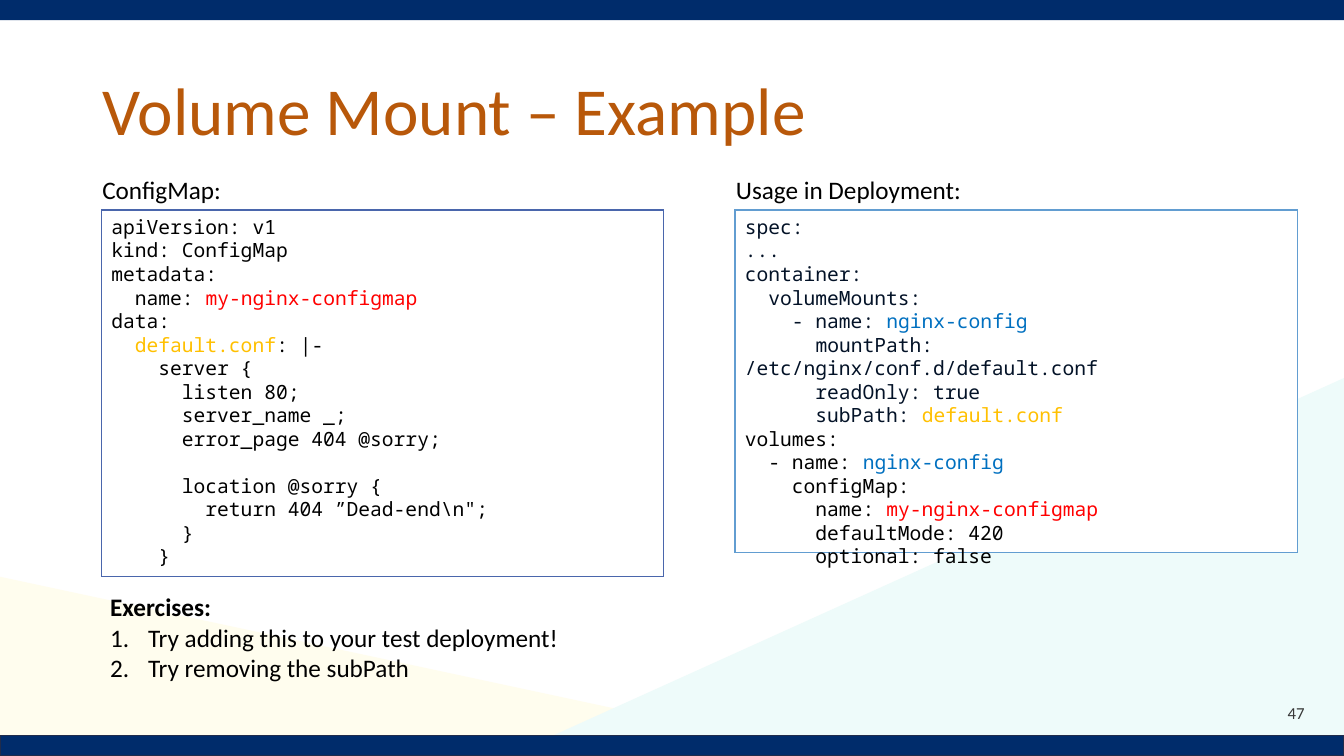
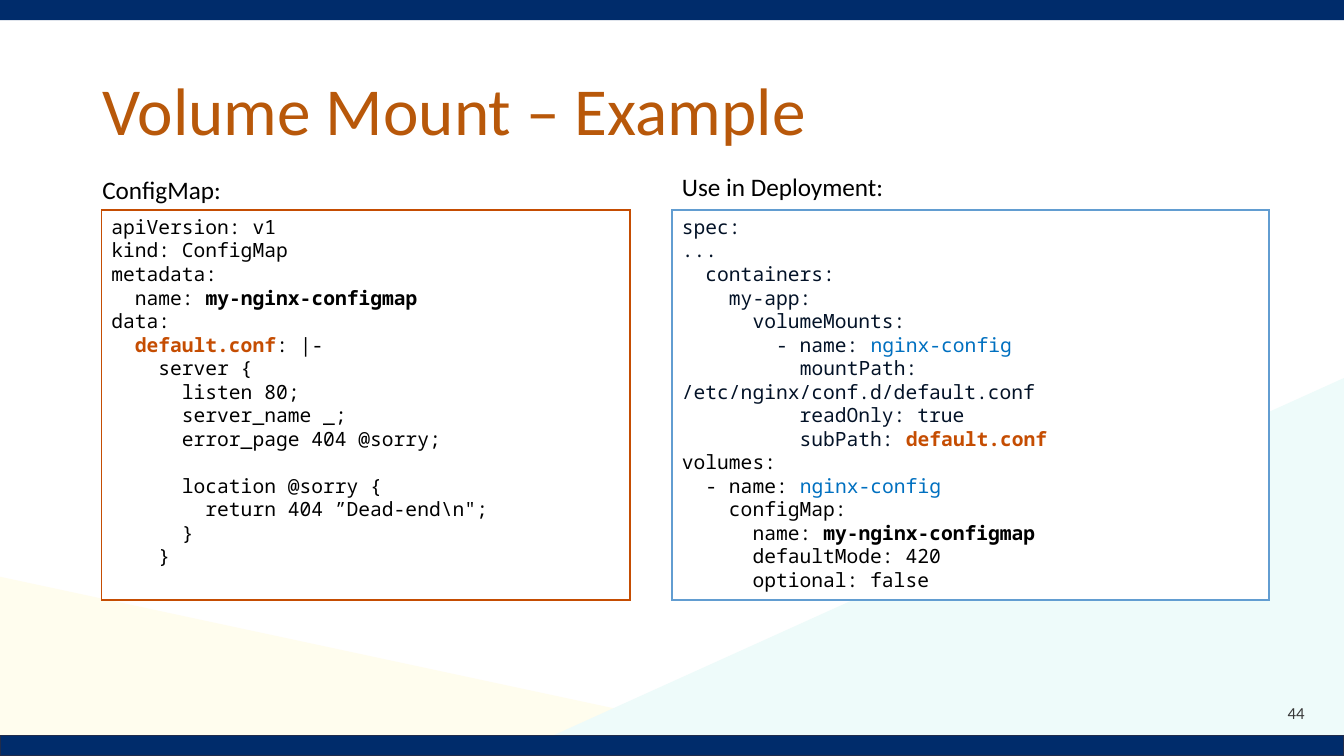
Before and after one commit to Notalib/workshop-kubernetes, a slide deck: slide 44 of Kubernetes_workshop.pptx (slide 47 before the commit). Drawn at 1344x756 pixels with LibreOffice and Linux fonts; fonts in the diff are those of the drawing; background and template pictures are left out. Boxes give left, top, right and bottom in pixels: in the first picture for what was removed or moved away, otherwise in the second. Text is boxed around its words. In the diff, an @@ line names an element or a change of style, - is before the commit and + after.

```diff
--- a/Kubernetes_workshop.pptx
+++ b/Kubernetes_workshop.pptx
@@ text at (x1=682, y1=178, x2=883, y2=200): text changed @@
-Usage in Deployment:
+Use in Deployment:
@@ rectangle "apiVersion: v1" resized from (x1=102, y1=210, x2=664, y2=577) to (x1=102, y1=210, x2=630, y2=600) @@
@@ rectangle "apiVersion: v1" at (x1=102, y1=210, x2=630, y2=600): outline #4A66AC 1 pt to #C54D02 1 pt @@
@@ rectangle "spec:" resized from (x1=735, y1=210, x2=1298, y2=553) to (x1=673, y1=210, x2=1269, y2=600) @@
@@ text in rectangle at (x1=705, y1=266, x2=906, y2=329): text changed @@
-container:
-volumeMounts:
+containers:
+my-app:
+volumeMounts:
@@ text in rectangle at (x1=135, y1=289, x2=418, y2=353): text colour #FF0000 to #000000 in "my-nginx-configmap"; bold on in "my-nginx-configmap", "default.conf:"; text colour #FFC000 to #C54D02 in "default.conf:" @@
@@ text in rectangle at (x1=753, y1=431, x2=1047, y2=545): text colour #FFC000 to #C54D02 in "default.conf"; bold on in "default.conf", "my-nginx-configmap"; text colour #FF0000 to #000000 in "my-nginx-configmap" @@
@@ text removed at (x1=110, y1=598, x2=558, y2=682) @@
-Exercises:
-1. Try adding this to your test deployment!
-2. Try removing the subPath
@@ page number at (x1=1288, y1=708, x2=1305, y2=719): text changed @@
-47
+44
```
Also in this commit, not shown: 13 other slides changed, 6 slides added, 3 slides removed, 10 other files.
